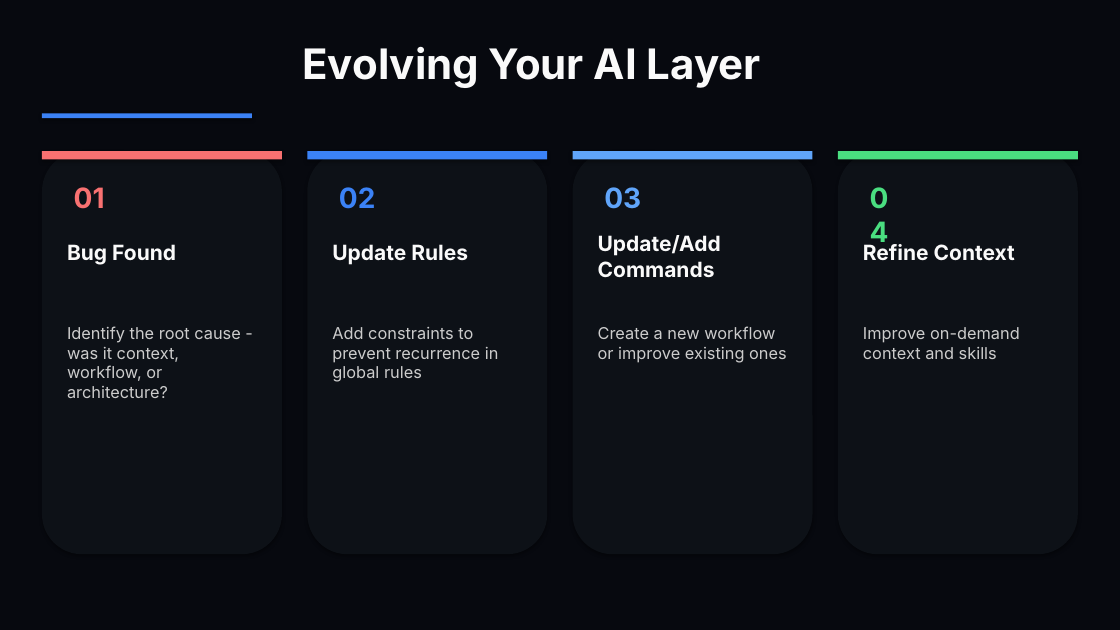
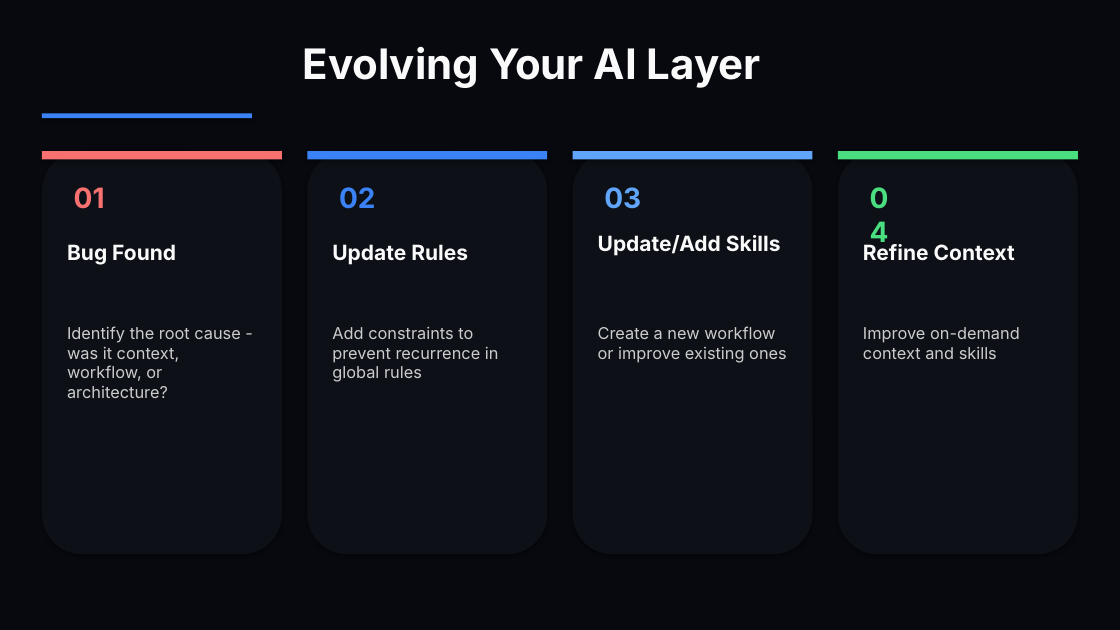
Before and after one commit to dynamous-business/cisco-workshop-resources, a slide deck: slide 35 of cisco-workshop-slides.pptx. Drawn at 1120x630 pixels with LibreOffice and Linux fonts; fonts in the diff are those of the drawing. Boxes give left, top, right and bottom in pixels: in the first picture for what was removed or moved away, otherwise in the second. Text is boxed around its words. In the diff, an @@ line names an element or a change of style, - is before the commit and + after.

Commit message:
Updated commands, README, and slides

```diff
--- a/cisco-workshop-slides.pptx
+++ b/cisco-workshop-slides.pptx
@@ text at [598,235,781,256]: text changed @@
-Update/Add Commands
+Update/Add Skills
```
Also in this commit, not shown: 7 other slides changed, 9 other files.
